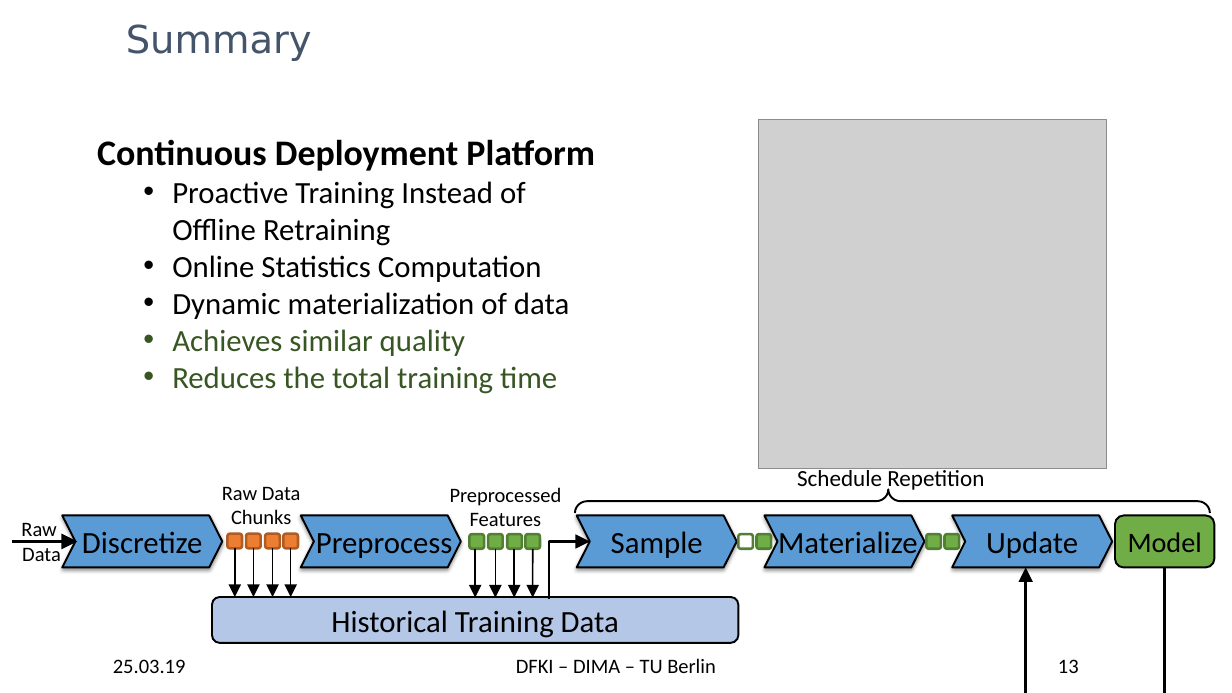
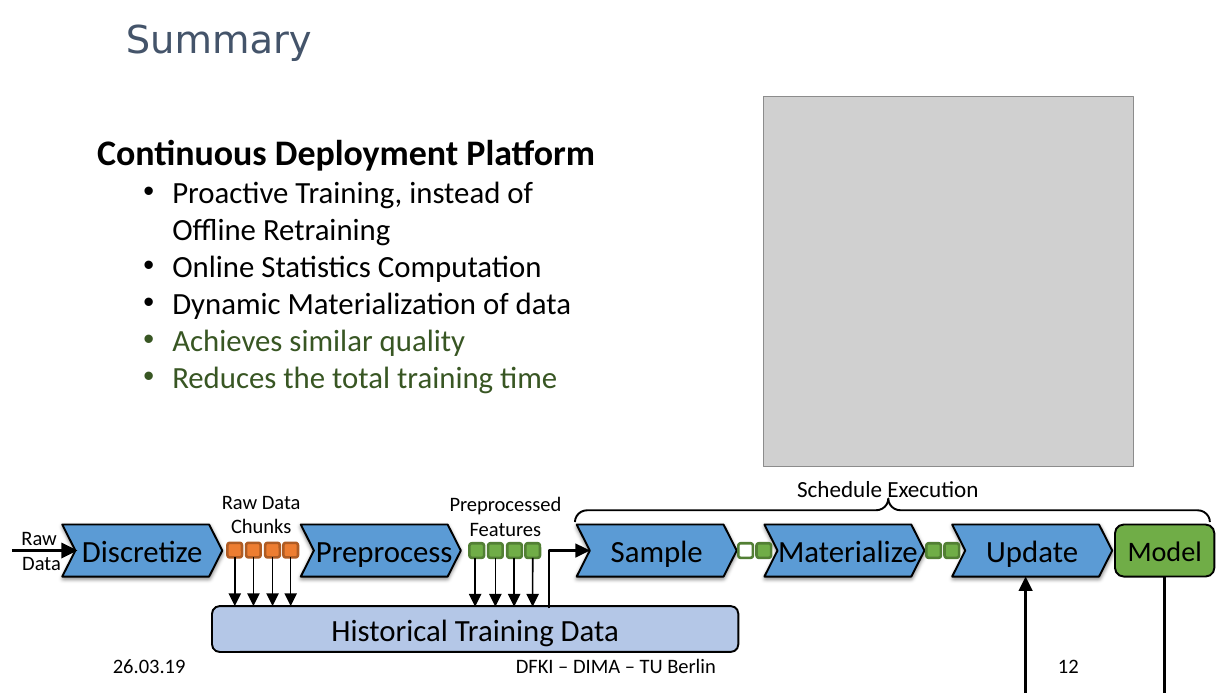
Before and after one commit to TU-Berlin-DIMA/continuous-pipeline-deployment, a slide deck: slide 12 of slides/edbt-2019/edbt-2019.pptx (slide 13 before the commit). Drawn at 1232x693 pixels with LibreOffice and Linux fonts; fonts in the diff are those of the drawing; grey boxes stand for pictures; background and template pictures are left out. Boxes give left, top, right and bottom in pixels: in the first picture for what was removed or moved away, otherwise in the second. Text is boxed around its words. In the diff, an @@ line names an element or a change of style, - is before the commit and + after.

```diff
--- a/slides/edbt-2019/edbt-2019.pptx
+++ b/slides/edbt-2019/edbt-2019.pptx
@@ picture: place and size @@
-picture at bbox=[758, 120, 1106, 469]
+picture at bbox=[763, 97, 1134, 468]
@@ text at bbox=[172, 181, 533, 246]: text changed @@
-  • Proactive Training Instead of Offline Retraining
+  • Proactive Training, instead of Offline Retraining
@@ text at bbox=[172, 292, 571, 319]: text changed @@
-  • Dynamic materialization of data
+  • Dynamic Materialization of data
@@ text at bbox=[797, 481, 978, 503]: text changed @@
-Schedule Repetition
+Schedule Execution
@@ 14 rounded rectangles, 9 arrows, 5 chevrons, 3 texts, 2 elbow arrows, 1 right brace: place and size @@
-14 rounded rectangles, 9 arrows, 5 chevrons, 3 texts, 2 elbow arrows, 1 right brace at bbox=[12, 487, 1215, 643]
+14 rounded rectangles, 9 arrows, 5 chevrons, 3 texts, 2 elbow arrows, 1 right brace at bbox=[12, 496, 1215, 653]
@@ text at bbox=[113, 659, 186, 673]: text changed @@
-25.03.19
+26.03.19
@@ page number at bbox=[1058, 659, 1079, 673]: text changed @@
-13
+12
```
Also in this commit, not shown: 29 other slides changed.
